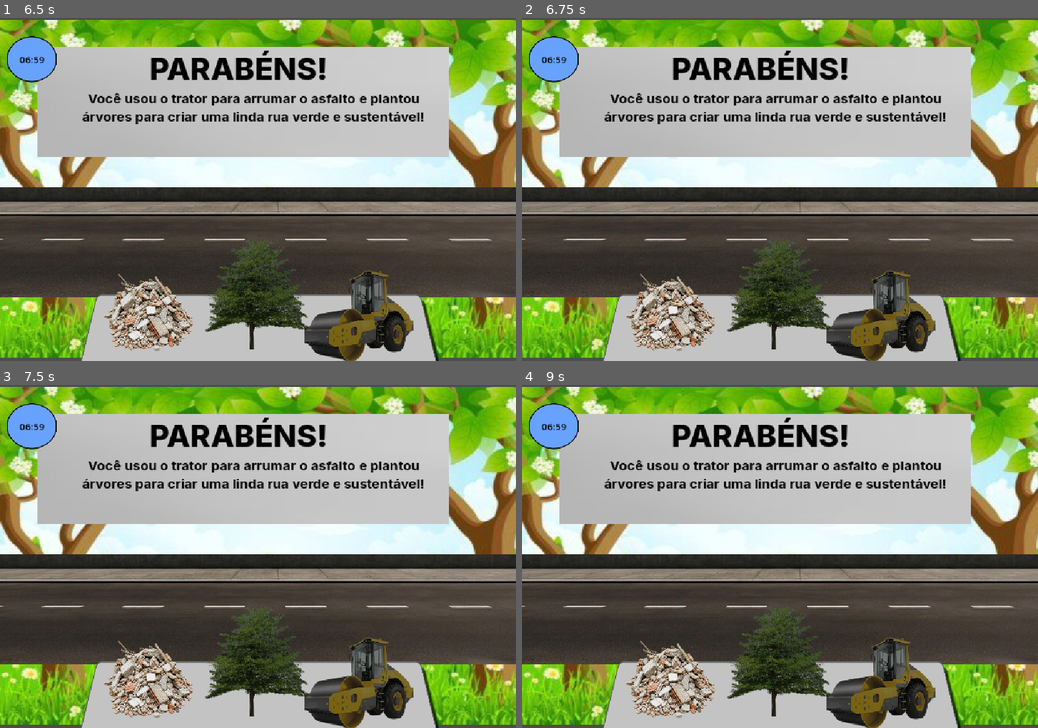
Above: before the commit, frames 1-4 (two rows, left to right).
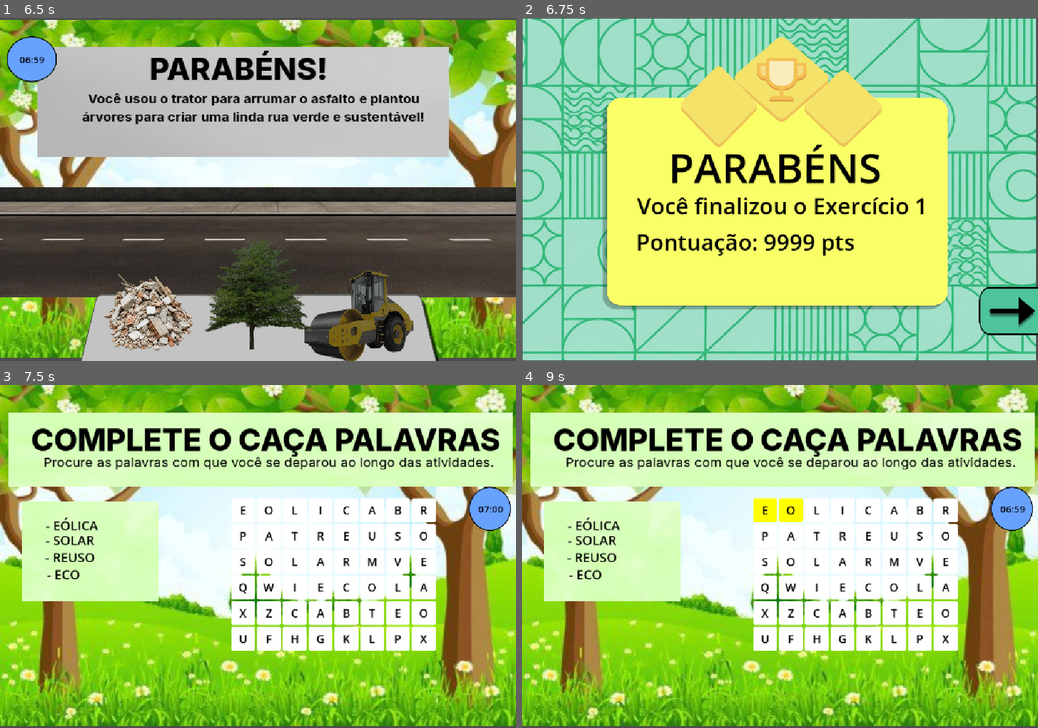
Above: after the commit, the same moments.

Repository: Eduardo-mach/EcoCityQuest
Game: Godot game, scene res://scenes/orquestrer.tscn
Two runs of this game, one before a commit and one after it. Both use one fixed random seed, a clock stepped at 60 frames per second and the inputs below.
Inputs (mouse positions are in pixels of both pictures, inside the frame that each line leads up to):
- Up to frame 1 (6.5 s): click "INICIAR" at 0.5 s; click (258, 186) at 1.27 s; type "Alex" at 1.35 s; click "JOGAR" at 2 s; tap Enter at 2.75, 5 s; drag from (361, 312) to (309, 114) at 2.77 s; drag from (258, 295) to (232, 258) at 3.52 s; tap Space at 4.25, 5.75 s; move the mouse to (149, 309) at 4.27 s; click (149, 309) at 4.42 s; drag from (232, 258) to (103, 138) at 5.02 s; move the mouse to (412, 240) at 5.77 s; click (412, 240) at 5.92 s
- Up to frame 2 (6.75 s): tap Enter at 6.5 s; drag from (625, 138) to (702, 103) at 6.52 s
- Up to frame 3 (7.5 s): click (490, 676) at 7.27 s
- Up to frame 4 (9 s): click (764, 511) at 8 s, where only the run after the commit has a clickable "E"; click (790, 511) at 8.75 s, where only the run after the commit has a clickable "O"

Frame 1 is identical in both runs. In frame 2, 100% of the frame differs, in the area x 0-100%, y 0-100%; in frame 3, 89%; in frame 4, 89%.

Commit message:
T005-Camille: feat - Terminando o trabalho

Diff:
--- a/Fase2/Exercicio1/tela_caca_palavras.gd
+++ b/Fase2/Exercicio1/tela_caca_palavras.gd
@@ -1,7 +1,6 @@
 extends Control
 
 @onready var grid_container = $GridContainer_Matriz
-# Arraste o seu Label do tempo para cá ou mude o nome após o $ para bater com o seu
 @onready var label_cronometro = $Label_Cronometro
 
 # Variáveis do Caça-Palavras
@@ -18,7 +17,7 @@
 var palavra_atual = ""
 var botoes_selecionados = []
 
-# VARIÁVEIS DO CRONÔMETRO (10 minutos = 600 segundos)
+# VARIÁVEIS DO CRONÔMETRO
 var tempo_restante = 420
 var jogo_acabou = false
 
@@ -26,13 +25,12 @@
 	criar_tabuleiro()
 	atualizar_texto_cronometro()
 
-	# Conecta o relógio por código para não ter erro
-	$Timer.timeout.connect(_on_timer_timeout)
+	if has_node("Timer"):
+		$Timer.timeout.connect(_on_timer_timeout)
 
 func _on_timer_timeout():
 	if jogo_acabou:
 		return
-
 	if tempo_restante > 0:
 		tempo_restante -= 1
 		atualizar_texto_cronometro()
@@ -40,7 +38,6 @@
 		game_over()
 
 func atualizar_texto_cronometro():
-	# Transforma os segundos no formato MM:SS (ex: 09:59)
 	var minutos = tempo_restante / 60
 	var segundos = tempo_restante % 60
 	label_cronometro.text = "%02d:%02d" % [minutos, segundos]
@@ -48,12 +45,9 @@
 func game_over():
 	jogo_acabou = true
 	print("O tempo acabou! Game Over!")
-	# Aqui você pode travar os botões ou mandar para uma tela de "Tente Novamente"
 	for botao in grid_container.get_children():
 		if botao is Button:
 			botao.disabled = true
-
-# --- RESTO DO SEU CÓDIGO DO CAÇA-PALAVRAS (IGUAL ANTES) ---
 
 func criar_tabuleiro():
 	for child in grid_container.get_children():
@@ -63,59 +57,102 @@
 		botao.text = letra
 		botao.custom_minimum_size = Vector2(50, 50)
 		botao.add_theme_font_size_override("font_size", 24)
+
+		# Estilo Visual: Fundo Branco e Letra Preta
+		botao.add_theme_color_override("font_color", Color(0, 0, 0))
+		botao.add_theme_color_override("font_hover_color", Color(0, 0, 0))
+		botao.add_theme_color_override("font_pressed_color", Color(0, 0, 0))
+		botao.add_theme_color_override("font_disabled_color", Color(1, 1, 1))
+
+		var estilo_branco = StyleBoxFlat.new()
+		estilo_branco.bg_color = Color(1, 1, 1)
+		estilo_branco.set_corner_radius_all(4)
+		botao.add_theme_stylebox_override("normal", estilo_branco)
+		botao.add_theme_stylebox_override("hover", estilo_branco)
+		botao.add_theme_stylebox_override("pressed", estilo_branco)
+
 		botao.pressed.connect(_on_letra_pressionada.bind(botao))
 		grid_container.add_child(botao)
 
 func _on_letra_pressionada(botao_clicado: Button):
 	if jogo_acabou or botao_clicado in botoes_selecionados:
 		return
+
 	palavra_atual += botao_clicado.text
 	botoes_selecionados.append(botao_clicado)
-	botao_clicado.modulate = Color(1, 1, 0)
+	botao_clicado.modulate = Color(1, 1, 0) # Amarelo ao selecionar
+
 	verificar_palavra()
 
 func verificar_palavra():
+	var prefixo_valido = false
+	for p in palavras_para_achar:
+		if p.begins_with(palavra_atual):
+			prefixo_valido = true
+			break
+
 	if palavra_atual in palavras_para_achar:
 		if not palavra_atual in palavras_descobertas:
 			palavras_descobertas.append(palavra_atual)
-			print("Você encontrou a palavra: ", palavra_atual)
+			print("Você encontrou: ", palavra_atual)
 
-			# 1. Pinta as letras do tabuleiro de VERDE
 			for botao in botoes_selecionados:
-				botao.modulate = Color(0, 1, 0)
+				botao.modulate = Color(0, 1, 0) # Verde definitivo
 				botao.disabled = true
 
-			# 2. GRIFA / RISCA A PALAVRA NA LISTA VERDE DA ESQUERDA
-			# Criamos o caminho procurando pelo nome do nó (ex: $Label_EOLICA)
 			var nome_no_lista = "Label_" + palavra_atual
 			if has_node(nome_no_lista):
-				var label_lista = get_node(nome_no_lista)
-				# Muda a cor para um cinza escuro (apagado)
-				label_lista.modulate = Color(0.4, 0.4, 0.4)
+				get_node(nome_no_lista).modulate = Color(0.4, 0.4, 0.4)
 
-				# Se o seu nó for um RichTextLabel, podemos meter um risco usando BBCode.
-				# Como o Label normal não tem risco nativo, mudar a cor para cinza já dá o efeito de "feito"!
-				# Se quiser risco mesmo e ele for RichTextLabel, descomente a linha abaixo:
-				# label_lista.text = "[s]" + label_lista.text + "[/s]"
-
-			# Limpa o rastreador para a próxima tentativa
 			palavra_atual = ""
 			botoes_selecionados.clear()
 
-			# Verifica se ganhou o jogo
 			if palavras_descobertas.size() == palavras_para_achar.size():
 				ganhou_jogo()
-	else:
-		if palavra_atual.length() >= 7:
-			limpar_selecao_errada()
+
+	elif not prefixo_valido:
+		limpar_selecao_errada()
 
 func limpar_selecao_errada():
 	for botao in botoes_selecionados:
 		if not botao.disabled:
-			botao.modulate = Color(1, 1, 1)
+			botao.modulate = Color(1, 1, 1) # Reseta para o branco normal
 	palavra_atual = ""
 	botoes_selecionados.clear()
 
 func ganhou_jogo():
 	jogo_acabou = true
 	print("Parabéns! Você encontrou todas as palavras!")
+	if has_node("Timer"):
+		$Timer.stop()
+
+	# Sistema de pontos equilibrado
+	var tempo_gasto = 420 - tempo_restante
+	var pontuacao_caca = int(15 - tempo_gasto)
+	if pontuacao_caca < 0:
+		pontuacao_caca = 0
+
+	# Puxa o GerenciadorRanking de forma dinâmica
+	var pontos_fase1 = 0
+	if has_node("/root/GerenciadorRanking"):
+		var ger_ranking = get_node("/root/GerenciadorRanking")
+		ger_ranking.pontos_exercicio2 = pontuacao_caca
+
+		# Balanceia a pontuação antiga se necessário
+		if ger_ranking.pontos_exercicio1 > 20:
+			ger_ranking.pontos_exercicio1 = int(ger_ranking.pontos_exercicio1 / 10)
+		pontos_fase1 = ger_ranking.pontos_exercicio1
+
+	var pontuacao_total = pontos_fase1 + pontuacao_caca
+
+	# Chamada 100% segura baseada na árvore de nós raiz
+	if has_node("/root/GerenciadorJogo"):
+		var no_gerenciador = get_node("/root/GerenciadorJogo")
+		if no_gerenciador.has_method("finalizar_jogo"):
+			no_gerenciador.finalizar_jogo(pontuacao_total)
+	else:
+		print("Erro Crítico: O nó /root/GerenciadorJogo não foi mapeado corretamente.")
+
+	# Transição de tela
+	await get_tree().create_timer(1.5).timeout
+	get_tree().change_scene_to_file("res://Fase2/tela_parabens.tscn")
--- a/Fase2/Exercicio1/tela_caca_palavras.tscn
+++ b/Fase2/Exercicio1/tela_caca_palavras.tscn
@@ -69,9 +69,9 @@
 
 [node name="FundoCinza" type="TextureRect" parent="." unique_id=1659202755]
 layout_mode = 0
-offset_left = 6.0
+offset_left = 19.0
 offset_top = 59.0
-offset_right = 1059.0
+offset_right = 1072.0
 offset_bottom = 214.0
 texture = ExtResource("3_y0aah")
 expand_mode = 1
@@ -114,10 +114,10 @@
 
 [node name="Titulo" type="Label" parent="." unique_id=1970349874]
 layout_mode = 0
-offset_left = 38.0
-offset_top = 67.0
-offset_right = 1020.0
-offset_bottom = 153.0
+offset_left = 65.0
+offset_top = 72.0
+offset_right = 1047.0
+offset_bottom = 158.0
 size_flags_horizontal = 4
 theme_override_colors/font_color = Color(0, 0, 0, 1)
 theme_override_font_sizes/font_size = 55
@@ -128,10 +128,10 @@
 
 [node name="Descricao" type="Label" parent="." unique_id=1215803085]
 layout_mode = 0
-offset_left = 61.0
-offset_top = 148.0
-offset_right = 1004.0
-offset_bottom = 197.0
+offset_left = 91.0
+offset_top = 144.0
+offset_right = 1034.0
+offset_bottom = 193.0
 theme_override_colors/font_color = Color(0, 0, 0, 1)
 theme_override_font_sizes/font_size = 31
 text = "Procure as palavras com que você se deparou ao longo das atividades."
--- a/Fase2/Exercicio2/conserte_a_rua_tscn.gd
+++ b/Fase2/Exercicio2/conserte_a_rua_tscn.gd
@@ -74,19 +74,35 @@
 				$Botao_Arvore.modulate = Color(0.5, 0.5, 0.5)
 				verificar_progresso_jogo("Você plantou árvores ao longo da via para trazer mais sustentabilidade!")
 
-# Função que checa se o jogador já fez as duas ações necessárias
+# --- FUNÇÃO SUBSTITUÍDA E ATUALIZADA AQUI ---
 func verificar_progresso_jogo(mensagem_atual: String):
 	if usou_trator and usou_arvore:
 		jogo_finalizado = true
 		timer_interno.stop()
 		titulo.text = "PARABÉNS!"
 		descricao.text = "Você usou o trator para arrumar o asfalto e plantou árvores para criar uma linda rua verde e sustentável!"
-		titulo.modulate = Color(0.3, 1, 0.3) # Verde de vitória
+		titulo.modulate = Color(0.3, 1, 0.3)
 		descricao.modulate = Color(0.3, 1, 0.3)
+
+		# CALCULA A PONTUAÇÃO
+		var tempo_gasto = 420 - tempo_restante
+		var erros = 0
+		var pontuacao_rua = int(10000 - (erros * 100) - tempo_gasto)
+		if pontuacao_rua < 0: pontuacao_rua = 0
+
+		# SALVA DIRETO NO SEU NODE DE RANKING GLOBAL
+		# Mudamos o caminho aqui para conversar com o nó que deu na imagem!
+		var ranking_global = get_node("/root/GerenciadorRanking")
+		ranking_global.pontos_exercicio1 = pontuacao_rua
+
+		# Espera 3 segundos e avança para a tela de parabéns
+		await get_tree().create_timer(3.0).timeout
+		get_tree().change_scene_to_file("res://Fase2/tela_pontuacao1.tscn")
+
 	else:
 		titulo.text = "MUITO BEM..."
 		descricao.text = mensagem_atual + " A rua ainda precisa de mais uma melhoria. O que mais falta fazer?"
-		titulo.modulate = Color(0.3, 0.7, 1) # Azul informativo
+		titulo.modulate = Color(0.3, 0.7, 1)
 		descricao.modulate = Color(0.3, 0.7, 1)
 
 # Identifica se houve clique de mouse tradicional nas imagens
--- /dev/null
+++ b/Fase2/tela_parabens.gd
@@ -0,0 +1,21 @@
+extends Control
+
+# Puxa o botão com os dois 'R's conforme a sua árvore de nós
+@onready var botao_ranking = $Botao_Avancarr
+
+# Puxa o nó Linha3 para exibir a pontuação do Exercício 1
+@onready var linha_pontuacao = $Linha3
+
+func _ready():
+	# Garante a conexão do clique do botão para avançar
+	botao_ranking.pressed.connect(_on_botao_ranking_pressed)
+
+	# Busca no gerenciador global que o Godot já reconhece
+	var ranking_global = get_node("/root/GerenciadorRanking")
+
+	# Agora sim! Altera o texto da Linha3 com a pontuação salva
+	linha_pontuacao.text = "Pontuação: " + str(ranking_global.pontos_exercicio1) + " pts"
+
+func _on_botao_ranking_pressed():
+	# Leva o jogador direto para o Caça-Palavras que está na subpasta Exercicio1
+	get_tree().change_scene_to_file("res://Fase2/tela_ranking.tscn")
--- a/Fase2/tela_parabens.tscn
+++ b/Fase2/tela_parabens.tscn
@@ -1,5 +1,6 @@
 [gd_scene format=3 uid="uid://b7l550csn2siu"]
 
+[ext_resource type="Script" uid="uid://db57addanbpr7" path="res://Fase2/tela_parabens.gd" id="1_avlog"]
 [ext_resource type="Texture2D" uid="uid://cmxayw6kvmbl2" path="res://Fotos/fotoverde.png" id="1_qa804"]
 [ext_resource type="Texture2D" uid="uid://c66tadcbiloj6" path="res://Fotos/Rectangle 35.png" id="2_unvfo"]
 [ext_resource type="Texture2D" uid="uid://c7vtt6q4edtru" path="res://Fotos/trofeu.png" id="3_lbnuu"]
@@ -15,6 +16,7 @@
 offset_bottom = 376.0
 grow_horizontal = 2
 grow_vertical = 2
+script = ExtResource("1_avlog")
 
 [node name="FundoVerde" type="TextureRect" parent="." unique_id=1633772727]
 layout_mode = 0
@@ -73,31 +75,20 @@
 
 [node name="Linha1" type="Label" parent="." unique_id=766555809]
 layout_mode = 0
-offset_left = 330.0
-offset_top = 257.0
-offset_right = 740.0
-offset_bottom = 415.0
+offset_left = 307.0
+offset_top = 259.0
+offset_right = 717.0
+offset_bottom = 417.0
 theme_override_colors/font_color = Color(0, 0, 0, 1)
 theme_override_font_sizes/font_size = 80
 text = "PARABÉNS"
 
-[node name="Linha2" type="Label" parent="." unique_id=217356846]
+[node name="Linha3" type="Label" parent="." unique_id=778963447]
 layout_mode = 0
-offset_left = 294.0
-offset_top = 489.0
-offset_right = 748.0
-offset_bottom = 602.0
+offset_left = 184.0
+offset_top = 368.0
+offset_right = 739.0
+offset_bottom = 481.0
 theme_override_colors/font_color = Color(0, 0, 0, 1)
 theme_override_font_sizes/font_size = 68
-text = "CONCLUÍDAS"
-
-[node name="Linha3" type="Label" parent="." unique_id=778963447]
-layout_mode = 0
-offset_left = 237.0
-offset_top = 395.0
-offset_right = 792.0
-offset_bottom = 508.0
-theme_override_colors/font_color = Color(0, 0, 0, 1)
-theme_override_font_sizes/font_size = 68
-text = "TODAS AS FASES"
 autowrap_trim_flags = 128
--- a/Fase2/tela_pontuacao1.tscn
+++ b/Fase2/tela_pontuacao1.tscn
@@ -1,5 +1,6 @@
 [gd_scene format=3 uid="uid://c4rpuq2ffpbtx"]
 
+[ext_resource type="Script" uid="uid://dno4ihkoatsr4" path="res://Fase2/tela_pontuacao_1.gd" id="1_o2j6n"]
 [ext_resource type="Texture2D" uid="uid://cmxayw6kvmbl2" path="res://Fotos/fotoverde.png" id="1_tocxh"]
 [ext_resource type="Texture2D" uid="uid://bybnwnftn8lhe" path="res://Fotos/Botão avançar.png" id="2_osdn0"]
 [ext_resource type="Texture2D" uid="uid://c66tadcbiloj6" path="res://Fotos/Rectangle 35.png" id="3_i5ast"]
@@ -14,6 +15,7 @@
 anchor_bottom = 1.0
 grow_horizontal = 2
 grow_vertical = 2
+script = ExtResource("1_o2j6n")
 
 [node name="FundoVerde" type="TextureRect" parent="." unique_id=1646161574]
 layout_mode = 1
@@ -65,32 +67,22 @@
 texture = ExtResource("5_p667q")
 expand_mode = 1
 
-[node name="Linha_SuaPontuacao" type="Label" parent="." unique_id=2049480589]
-layout_mode = 0
-offset_left = 305.0
-offset_top = 276.0
-offset_right = 753.0
-offset_bottom = 349.0
-theme_override_colors/font_color = Color(0, 0, 0, 1)
-theme_override_font_sizes/font_size = 53
-text = "SUA PONTUAÇÃO"
-
 [node name="Linha_Parabens" type="Label" parent="." unique_id=1547927999]
 layout_mode = 0
 offset_left = 307.0
-offset_top = 359.0
+offset_top = 254.0
 offset_right = 753.0
-offset_bottom = 478.0
+offset_bottom = 373.0
 theme_override_colors/font_color = Color(0, 0, 0, 1)
 theme_override_font_sizes/font_size = 87
 text = "PARABÉNS"
 
 [node name="Linha_Finalizou" type="Label" parent="." unique_id=1835926419]
 layout_mode = 0
-offset_left = 227.0
-offset_top = 457.0
-offset_right = 844.0
-offset_bottom = 590.0
+offset_left = 241.0
+offset_top = 361.0
+offset_right = 858.0
+offset_bottom = 562.0
 theme_override_colors/font_color = Color(0, 0, 0, 1)
 theme_override_font_sizes/font_size = 47
 text = "Você finalizou o Exercício 1
@@ -114,3 +106,13 @@
 offset_bottom = 665.0
 scale = Vector2(0.68451756, 1)
 texture_normal = ExtResource("2_osdn0")
+
+[node name="Pontuacao" type="Label" parent="." unique_id=1706107742]
+layout_mode = 0
+offset_left = 239.0
+offset_top = 437.0
+offset_right = 467.0
+offset_bottom = 502.0
+theme_override_colors/font_color = Color(0, 0, 0, 1)
+theme_override_font_sizes/font_size = 47
+text = "Pontução:"
--- /dev/null
+++ b/Fase2/tela_pontuacao_1.gd
@@ -0,0 +1,21 @@
+extends Control
+
+# Puxa o botão com os dois 'R's conforme a sua árvore de nós
+@onready var botao_ranking = $Botao_Avancar
+
+# Puxa o nó Linha3 para exibir a pontuação do Exercício 1
+@onready var linha_pontuacao = $Pontuacao
+
+func _ready():
+	# Garante a conexão do clique do botão para avançar
+	botao_ranking.pressed.connect(_on_botao_ranking_pressed)
+
+	# Busca no gerenciador global que o Godot já reconhece
+	var ranking_global = get_node("/root/GerenciadorRanking")
+
+	# Agora sim! Altera o texto da Linha3 com a pontuação salva
+	linha_pontuacao.text = "Pontuação: " + str(ranking_global.pontos_exercicio1) + " pts"
+
+func _on_botao_ranking_pressed():
+	# Leva o jogador direto para o Caça-Palavras que está na subpasta Exercicio1
+	get_tree().change_scene_to_file("res://Fase2/Exercicio1/tela_caca_palavras.tscn")
--- /dev/null
+++ b/Fase2/tela_ranking.gd
@@ -0,0 +1,7 @@
+extends Control
+
+func _ready():
+	# Apenas carrega os dados em segundo plano, sem mexer na interface
+	if has_node("/root/GerenciadorJogo"):
+		var no_gerenciador = get_node("/root/GerenciadorJogo")
+		no_gerenciador.carregar_ranking()
--- a/Fase2/tela_ranking.tscn
+++ b/Fase2/tela_ranking.tscn
@@ -1,6 +1,7 @@
 [gd_scene format=3 uid="uid://bhw88lk68yn3h"]
 
 [ext_resource type="Texture2D" uid="uid://cmxayw6kvmbl2" path="res://Fotos/fotoverde.png" id="1_3kxxj"]
+[ext_resource type="Script" uid="uid://b6v1q7ypdg5s6" path="res://Fase2/tela_ranking.gd" id="1_rr7na"]
 [ext_resource type="Texture2D" uid="uid://c66tadcbiloj6" path="res://Fotos/Rectangle 35.png" id="2_13rke"]
 [ext_resource type="Texture2D" uid="uid://c7vtt6q4edtru" path="res://Fotos/trofeu.png" id="3_c22wc"]
 [ext_resource type="Texture2D" uid="uid://bja784sqcjdci" path="res://Fotos/Botão voltar.png" id="4_13rke"]
@@ -18,11 +19,12 @@
 offset_bottom = 413.0
 grow_horizontal = 2
 grow_vertical = 2
+script = ExtResource("1_rr7na")
 
 [node name="FundoVerde" type="TextureRect" parent="." unique_id=1066660564]
 layout_mode = 0
-offset_right = 1153.0
-offset_bottom = 636.0
+offset_right = 1181.0
+offset_bottom = 751.0
 texture = ExtResource("1_3kxxj")
 expand_mode = 1
 
@@ -73,6 +75,11 @@
 texture = ExtResource("4_aak6l")
 expand_mode = 1
 
+[node name="Texto_Placar" type="Label" parent="Barra_1Lugar" unique_id=1735628079]
+layout_mode = 0
+offset_right = 40.0
+offset_bottom = 23.0
+
 [node name="Barra_2Lugar" type="TextureRect" parent="." unique_id=1704334908]
 layout_mode = 0
 offset_left = 132.0
@@ -82,6 +89,11 @@
 texture = ExtResource("4_aak6l")
 expand_mode = 1
 
+[node name="Texto_Placar" type="Label" parent="Barra_2Lugar" unique_id=83529631]
+layout_mode = 0
+offset_right = 40.0
+offset_bottom = 23.0
+
 [node name="Barra_3Lugar" type="TextureRect" parent="." unique_id=729952212]
 layout_mode = 0
 offset_left = 130.0
@@ -90,6 +102,11 @@
 offset_bottom = 547.0
 texture = ExtResource("4_aak6l")
 expand_mode = 1
+
+[node name="Texto_Placar" type="Label" parent="Barra_3Lugar" unique_id=334774506]
+layout_mode = 0
+offset_right = 40.0
+offset_bottom = 23.0
 
 [node name="TextureButton" type="TextureButton" parent="." unique_id=1986031351]
 layout_mode = 1
--- a/Gerenciadores/GerenciadorJogo.gd
+++ b/Gerenciadores/GerenciadorJogo.gd
@@ -10,8 +10,20 @@
 
 const CAMINHO_SALVAMENTO = "user://ranking_ecocity.json"
 
+# 🎵 Criamos o tocador de áudio por código
+@onready var musica_fundo = AudioStreamPlayer.new()
+
 func _ready():
 	carregar_ranking()
+
+	# 🎵 Configura e solta a trilha sonora assim que o jogo abre
+	add_child(musica_fundo)
+
+	# ⚠️ ATENÇÃO: Troque "musica_jogo.mp3" pelo nome EXATO do arquivo que você baixou
+	musica_fundo.stream = load("res://assets/musica_jogo.mp3")
+
+	musica_fundo.volume_db = -12 # Diminui um pouco o volume para ficar agradável de fundo
+	musica_fundo.play()
 
 # Define o nome do aluno e reseta o progresso para o início
 func iniciar_novo_jogo(nome: String):
@@ -23,29 +35,46 @@
 # Avança o fluxo do jogo com base na sua lista de exercícios
 func avancar_exercicio():
 	if fase_atual == 1 and exercicio_atual == 1:
-		exercicio_atual = 2 # Vai pro Tapar Buraco/Árvores
+		exercicio_atual = 2
 	elif fase_atual == 1 and exercicio_atual == 2:
 		fase_atual = 2
-		exercicio_atual = 1 # Vai pra Casinha Ecológica
+		exercicio_atual = 1
 	elif fase_atual == 2 and exercicio_atual == 1:
-		exercicio_atual = 2 # Vai pro Caça Palavras
-	elif fase_atual == 2 and exercicio_atual == 2:
-		finalizar_jogo()
+		exercicio_atual = 2
 
-# Função para salvar a pontuação no Ranking ao terminar o jogo
-func finalizar_jogo():
-	print("Parabéns, ", nome_jogador, "! Você concluiu o EcoCity Quest.")
+# Função de finalização estável e direta
+func finalizar_jogo(pontuacao_final: int):
+	var nome_salvar = nome_jogador
+	if nome_salvar == "":
+		nome_salvar = "Jogador"
 
-	# Exemplo simples de pontuação baseada em tempo ou acertos (ajuste depois)
+	# 🎯 Dividimos o valor por 10 para reduzir (ex: de 9978 para 997)
+	var pontuacao_reduzida : int = int(pontuacao_final / 10)
+
+	print("Parabéns, ", nome_salvar, "! Jogo concluído com ", pontuacao_reduzida, " pontos.")
+
 	var nova_pontuacao = {
-		"nome": nome_jogador,
-		"fase_maxima": fase_atual
+		"nome": nome_salvar,
+		"pontuacao": pontuacao_reduzida
 	}
 
 	ranking.append(nova_pontuacao)
+
+	# Ordenação manual simplificada para evitar lambdas que quebram o compilador
+	for i in range(ranking.size()):
+		for j in range(i + 1, ranking.size()):
+			if int(ranking[j]["pontuacao"]) > int(ranking[i]["pontuacao"]):
+				var temp = ranking[i]
+				ranking[i] = ranking[j]
+				ranking[j] = temp
+
+	# Mantém apenas as 3 melhores pontuações
+	if ranking.size() > 3:
+		ranking.resize(3)
+
 	salvar_ranking()
 
-# Salva o ranking em um arquivo JSON local para persistir os dados
+# Salva o ranking em um arquivo JSON local
 func salvar_ranking():
 	var arquivo = FileAccess.open(CAMINHO_SALVAMENTO, FileAccess.WRITE)
 	if arquivo:
@@ -57,9 +86,12 @@
 func carregar_ranking():
 	if FileAccess.file_exists(CAMINHO_SALVAMENTO):
 		var arquivo = FileAccess.open(CAMINHO_SALVAMENTO, FileAccess.READ)
-		var conteudo = arquivo.get_as_text()
-		arquivo.close()
+		if arquivo:
+			var conteudo = arquivo.get_as_text()
+			arquivo.close()
 
-		var json = JSON.new()
-		if json.parse(conteudo) == OK:
-			ranking = json.get_data()
+			var json = JSON.new()
+			if json.parse(conteudo) == OK:
+				var dados = json.get_data()
+				if dados is Array:
+					ranking = dados
--- a/Gerenciadores/GerenciadorRanking.gd
+++ b/Gerenciadores/GerenciadorRanking.gd
@@ -1,4 +1,7 @@
 extends Node
+
+var pontos_exercicio1 : int = 0
+var pontos_exercicio2 : int = 0
 
 # Função para registrar uma nova pontuação e ordenar o ranking
 func registrar_pontuacao(nome: String, erros: int, tempo_segundos: float):
@@ -14,7 +17,7 @@
 	}
 
 	# Puxa o ranking atual
-	var gerenciador = get_node("/root/GerenciadorJogo")
+	var gerenciador = get_node("/root/GerenciadorRanking")
 	gerenciador.ranking.append(novo_registro)
 
 	# Ordena do maior para o menor usando uma função customizada
--- a/project.godot
+++ b/project.godot
@@ -20,7 +20,8 @@
 
 [autoload]
 
-GerenciadorJogo="*res://gerenciadorjogo.gd"
+GerenciadorRanking="*uid://k40h5ko236p0"
+GerenciadorJogo="*uid://djrfmngtrqupn"
 
 [display]
 
--- a/scenes/menu_about.tscn
+++ b/scenes/menu_about.tscn
@@ -30,10 +30,10 @@
 anchor_top = 1.0
 anchor_right = 0.5
 anchor_bottom = 1.0
-offset_left = -433.0
-offset_top = -653.0
-offset_right = 1300.307
-offset_bottom = 611.0
+offset_left = -446.0
+offset_top = -655.0
+offset_right = 1287.307
+offset_bottom = 609.0
 grow_horizontal = 2
 grow_vertical = 0
 scale = Vector2(0.5, 0.5)
Not shown, added: Fase2/tela_parabens.gd.uid
Not shown, added: Fase2/tela_pontuacao_1.gd.uid
Not shown, added: Fase2/tela_ranking.gd.uid
Binary file added: Fotos/1503775-cidade-com-parque-natureza-paisagem-cena-gratis-vetor.jpg
Not shown, added: Fotos/1503775-cidade-com-parque-natureza-paisagem-cena-gratis-vetor.jpg.import
Binary file added: Fotos/21100f05-89f3-4fdb-9dc3-0236fe8b2ed4.jpg
Not shown, added: Fotos/21100f05-89f3-4fdb-9dc3-0236fe8b2ed4.jpg.import
Binary file added: Fotos/Fundo de desenho animado de parque urbano paisagem ao ar livre _ Vetor Premium_files/4475457.jpg
Not shown, added: Fotos/Fundo de desenho animado de parque urbano paisagem ao ar livre _ Vetor Premium_files/4475457.jpg.import
Not shown, added: EcoCityQuest.pck
Not shown, added: Fotos/Fundo de desenho animado de parque urbano paisagem ao ar livre _ Vetor Premium_files/1262-3f6476237312f238.js.download
Not shown, added: Fotos/Fundo de desenho animado de parque urbano paisagem ao ar livre _ Vetor Premium_files/1393-2037e60942bdd4e9.js.download
(and 24 more such lines)
